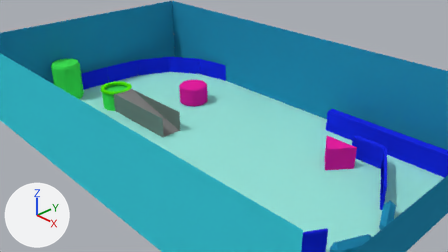
Two versions of the Blender file src/models/table2.blend, one commit apart.
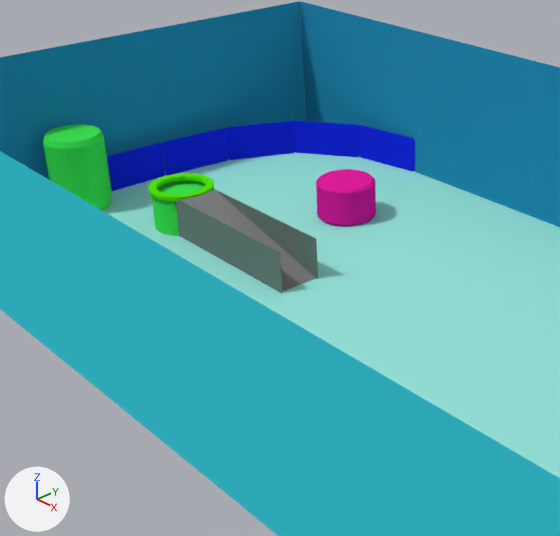
There are two pictures of each version: one from the file's camera 'Camera', one close up on the part from 7% to 66% of the width and 0% to 100% of the height. Arrows for +X, +Y and +Z are at lower left; the lights stay in place.

Script lines for the objects in view, before the commit:
```python
me_cube_003 = bpy.data.meshes.new('Cube.003')
me_cube_003.from_pydata(...)  # 24 vertices, 26 faces; spans x -0.5..0.5, y -0.005..0.005, z -0.25..0.25
me_cube_003.materials.append(mat_material_003)  # blue #1929e7
me_cube_006 = bpy.data.meshes.new('Cube.006')
me_cube_006.from_pydata(...)  # 24 vertices, 26 faces; spans x -0.5..0.5, y -0.005..0.005, z -0.25..0.25
me_cube_006.materials.append(mat_material_003)  # blue #1929e7
me_cube_008 = bpy.data.meshes.new('Cube.008')
me_cube_008.from_pydata(...)  # 24 vertices, 26 faces; spans x -0.5..0.5, y -0.005..0.005, z -0.25..0.25
me_cube_008.materials.append(mat_material_003)  # blue #1929e7
ob_cube_005 = bpy.data.objects.new('Cube.005', me_cube_006)
ob_cube_005.location = (-3.01, 2.9, 0.25)
ob_cube_005.rotation_euler = (0.0, 0.0, 0.175)  # degrees (0, 0, 10)
ob_cube_006 = bpy.data.objects.new('Cube.006', me_cube_003)
ob_cube_006.location = (-3.9, 2.52, 0.25)
ob_cube_006.rotation_euler = (0.0, 0.0, 0.611)  # degrees (0, 0, 35)
ob_cube_008 = bpy.data.objects.new('Cube.008', me_cube_008)
ob_cube_008.location = (-4.75, 0.85, 0.25)
ob_cube_008.rotation_euler = (0.0, 0.0, 1.484)  # degrees (0, 0, 85)
# also in view: 'Cube.014' at (-1.9, -0.59, 0.25); 'Cube.009' at (-4.8, -0.15, 0.25); 'Cylinder.004' at (-4.6, -1.0, 0.5); 'Cube.013' at (-1.85, -0.34, 0.25); 'Plane.001' at (0.0, 0.0, 0.0)
```
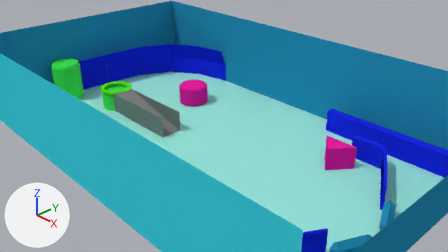
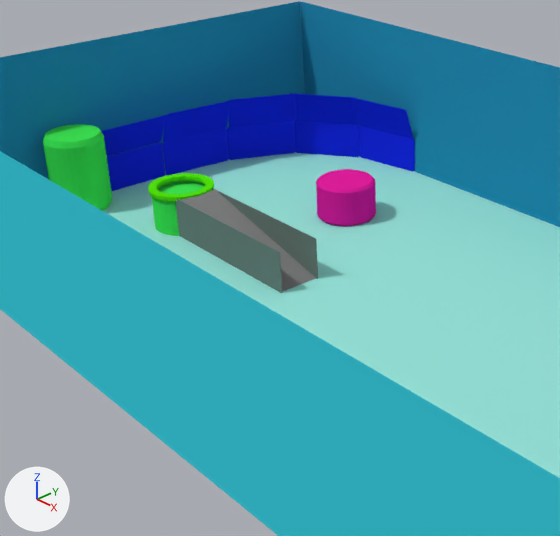
Commit message: made the angled wall seem like a tunnel

What changed in the scene script:
```text
Add ob_cube_017:
    ob_cube_017 = bpy.data.objects.new('Cube.017', me_cube_006.copy())  # the mesh of ob_cube_005
    ob_cube_017.location = (-3.01, 2.81, 0.72)
    ob_cube_017.rotation_euler = (0.349, 0.0, 0.175)  # degrees (20, 0, 10)
Add ob_cube_018:
    ob_cube_018 = bpy.data.objects.new('Cube.018', me_cube_003.copy())  # the mesh of ob_cube_006
    ob_cube_018.location = (-3.85, 2.47, 0.72)
    ob_cube_018.rotation_euler = (0.349, 0.0, 0.611)  # degrees (20, 0, 35)
Add ob_cube_019:
    ob_cube_019 = bpy.data.objects.new('Cube.019', me_cube_003.copy())  # the mesh of ob_cube_006
    ob_cube_019.location = (-4.4, 1.8, 0.72)
    ob_cube_019.rotation_euler = (0.349, 0.0, 1.134)  # degrees (20, 0, 65)
Add ob_cube_020:
    ob_cube_020 = bpy.data.objects.new('Cube.020', me_cube_003.copy())  # the mesh of ob_cube_006
    ob_cube_020.location = (-4.65, 0.85, 0.72)
    ob_cube_020.rotation_euler = (0.419, 0.0, 1.484)  # degrees (24, 0, 85)
Add ob_cube_021:
    ob_cube_021 = bpy.data.objects.new('Cube.021', me_cube_003.copy())  # the mesh of ob_cube_006
    ob_cube_021.location = (-4.7, -0.15, 0.72)
    ob_cube_021.rotation_euler = (0.489, 0.0, 1.571)  # degrees (28, 0, 90)
```

Where the change shows, as pixel boxes [x1, y1, x2, y2] in the close-ups (560 x 536 px):
'Cube.019', added (blue): after [229, 93, 297, 128]
'Cube.020', added (blue): after [163, 101, 231, 142]
'Cube.018', added (blue): after [290, 93, 358, 125]
'Cube.021', added (blue): after [101, 115, 166, 156]
'Cube.017', added (blue): after [352, 97, 413, 139]
